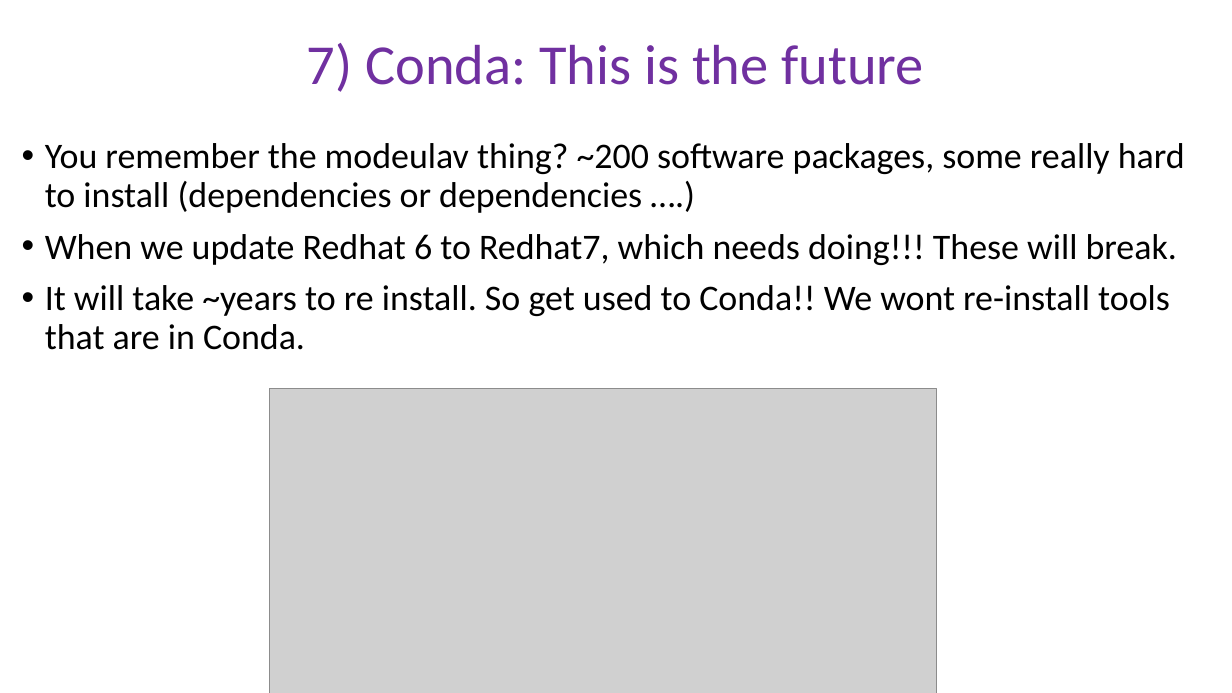
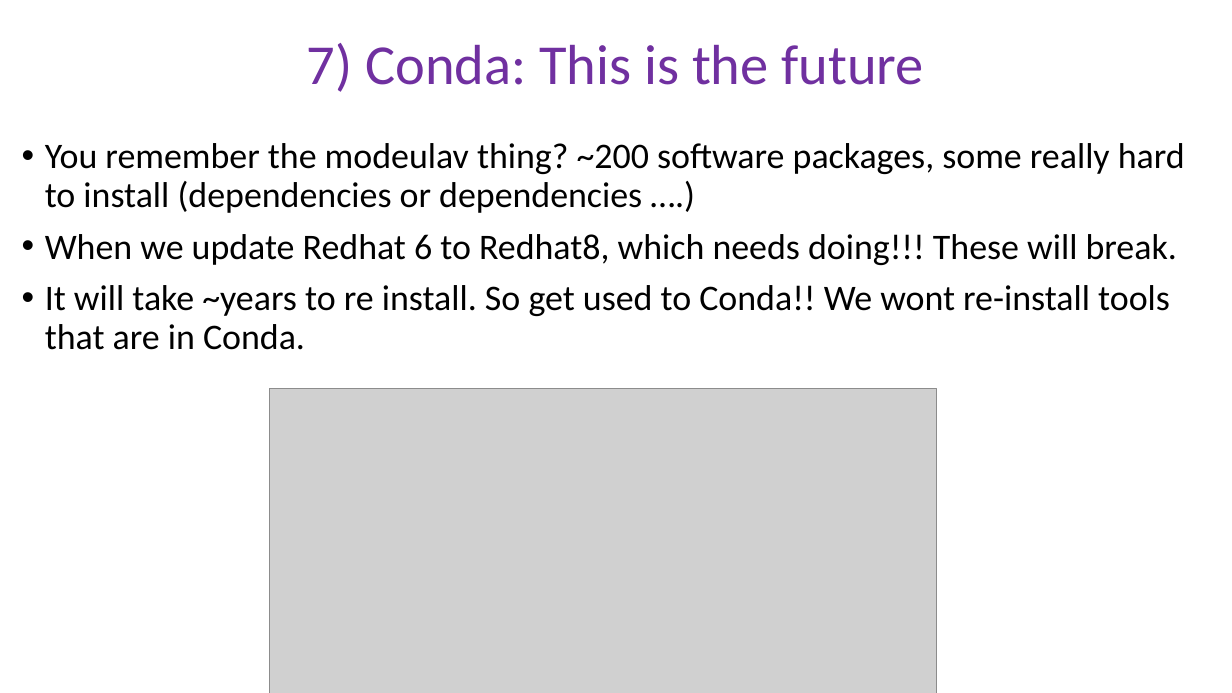
Before and after one commit to peterthorpe5/Msc_Digital_Health, a slide deck: slide 3 of powerpoint/7_Conda.pptx. Drawn at 1232x693 pixels with LibreOffice and Linux fonts; fonts in the diff are those of the drawing; grey boxes stand for pictures. Boxes give left, top, right and bottom in pixels: in the first picture for what was removed or moved away, otherwise in the second. Text is boxed around its words. In the diff, an @@ line names an element or a change of style, - is before the commit and + after.

```diff
--- a/powerpoint/7_Conda.pptx
+++ b/powerpoint/7_Conda.pptx
@@ text at [45, 234, 1177, 265]: text changed @@
-• When we update Redhat 6 to Redhat7, which needs doing!!! These will break.
+• When we update Redhat 6 to Redhat8, which needs doing!!! These will break.
```
Also in this commit, not shown: 1 other file.
